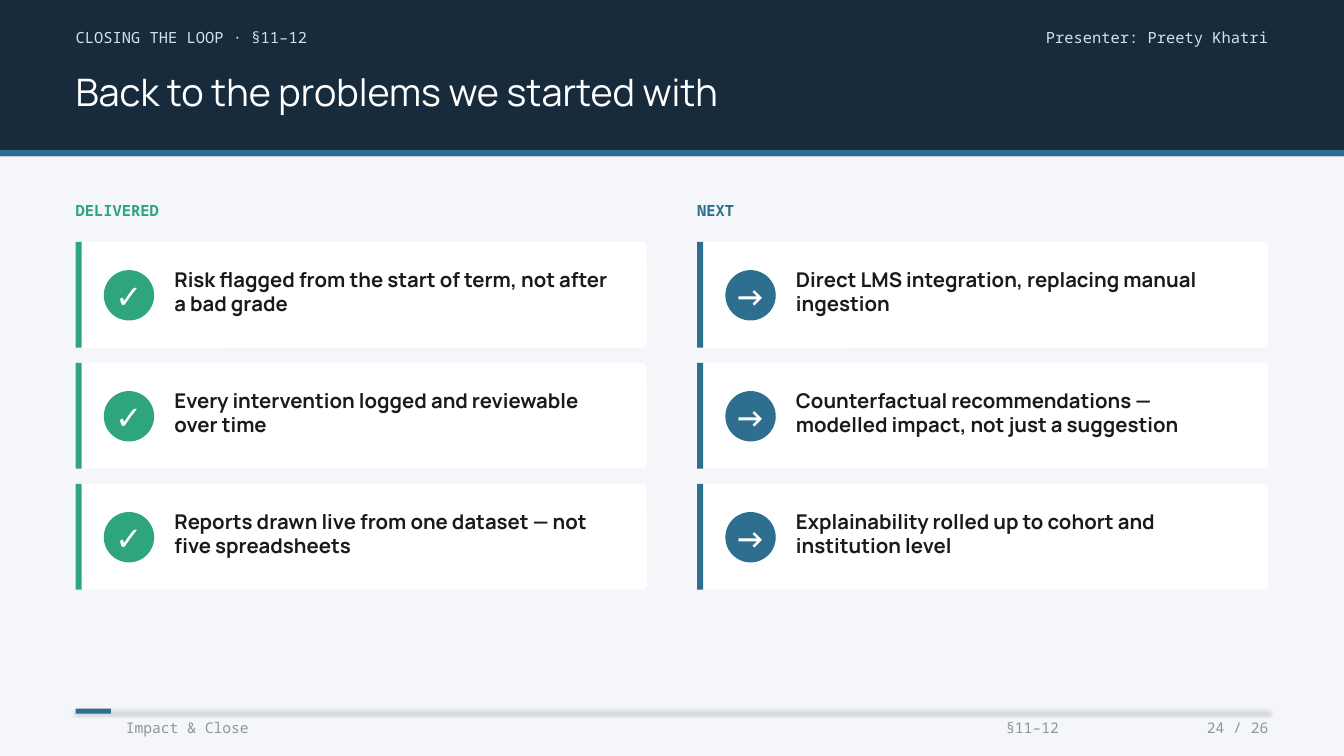
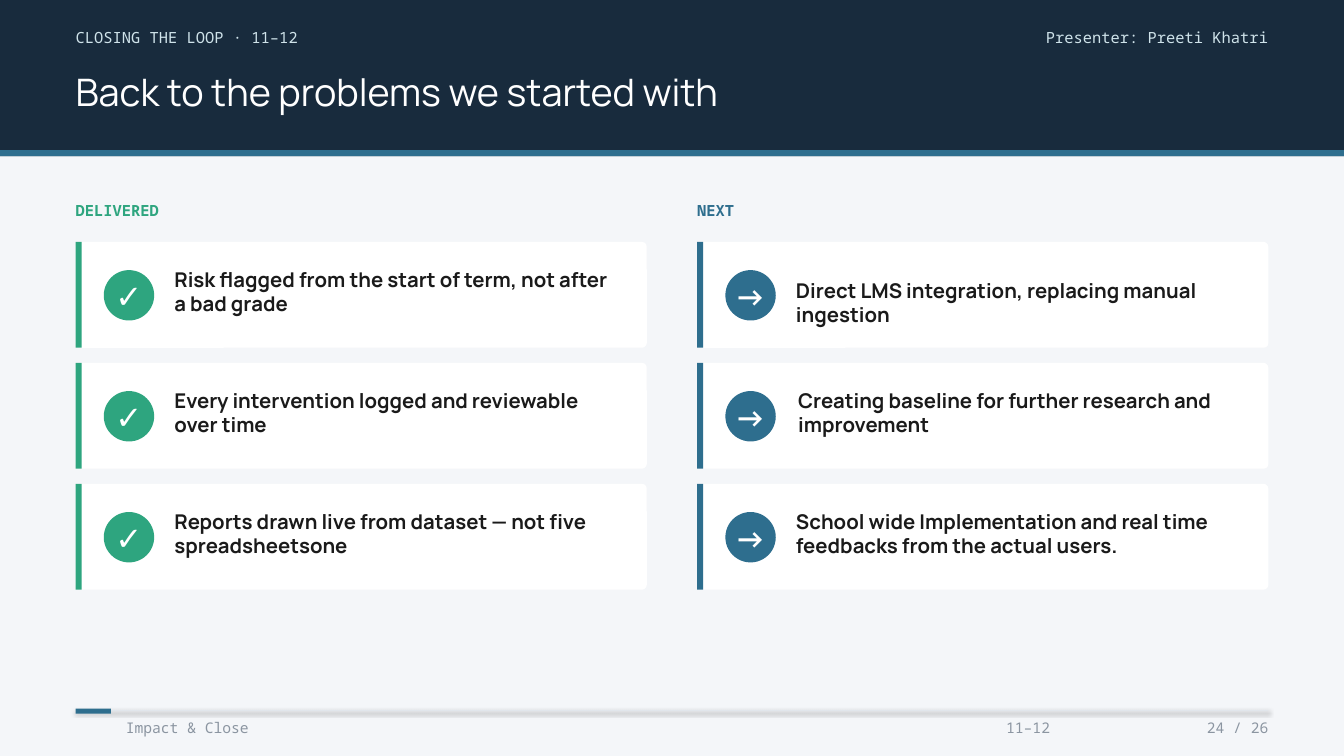
Before and after one commit to KOI-Capstone-Project/EDAPTv2, a slide deck: slide 37 of EDAPT_v2_Presentation.pptx (slide 27 before the commit). Drawn at 1344x756 pixels with LibreOffice and Linux fonts; fonts in the diff are those of the drawing. Boxes give left, top, right and bottom in pixels: in the first picture for what was removed or moved away, otherwise in the second. Text is boxed around its words. In the diff, an @@ line names an element or a change of style, - is before the commit and + after.

```diff
--- a/EDAPT_v2_Presentation.pptx
+++ b/EDAPT_v2_Presentation.pptx
@@ text at box(76, 32, 297, 43): text changed @@
-CLOSING THE LOOP · §11–12
+CLOSING THE LOOP · 11–12
@@ text at box(1046, 31, 1268, 43): text changed @@
-Presenter: Preety Khatri
+Presenter: Preeti Khatri
@@ text "Direct LMS integration, replacing manual ...": place and size @@
-text "Direct LMS integration, replacing manual ..." at box(796, 272, 1196, 316)
+text "Direct LMS integration, replacing manual ..." at box(796, 283, 1196, 327)
@@ text at box(798, 393, 1211, 437): text changed @@
-Counterfactual recommendations — modelled impact, not just a suggestion
+Creating baseline for further research and improvement
@@ text at box(174, 514, 586, 558): text changed @@
-Reports drawn live from one dataset — not five spreadsheets
+Reports drawn live from dataset — not five spreadsheetsone
@@ text at box(796, 514, 1208, 554): text changed @@
-Explainability rolled up to cohort and institution level
+School wide Implementation and real time feedbacks from the actual users.
@@ text at box(1006, 722, 1050, 733): text changed @@
-§11–12
+11–12
```
Also in this commit, not shown: 24 other slides changed, 10 slides added, 4 other files.
